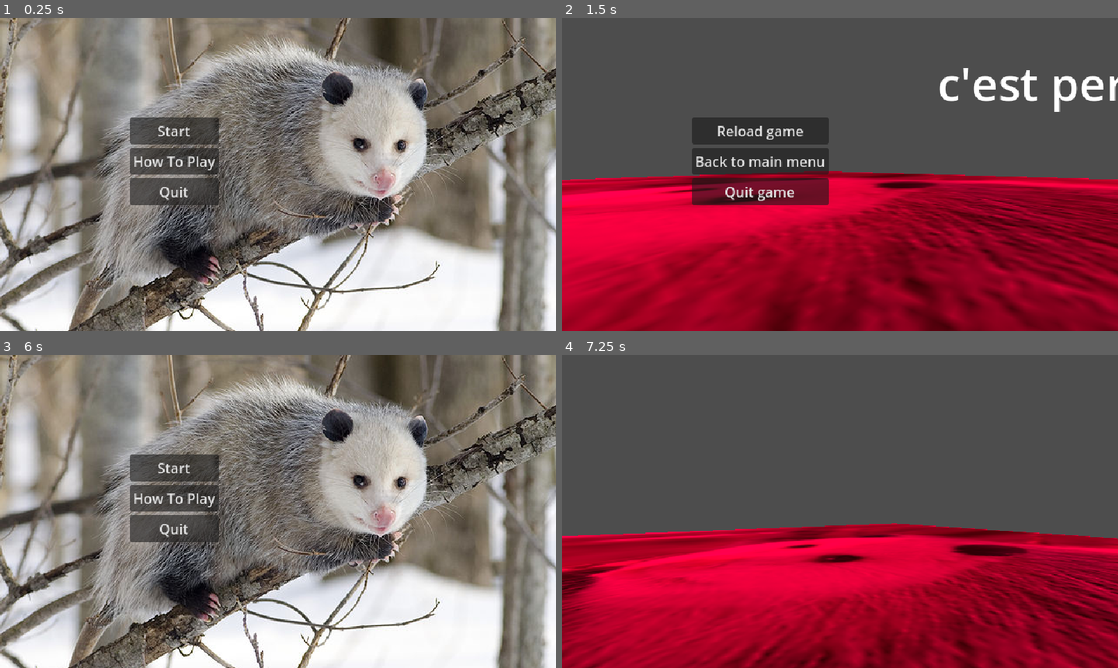
Above: before the commit, frames 1-4 (two rows, left to right).
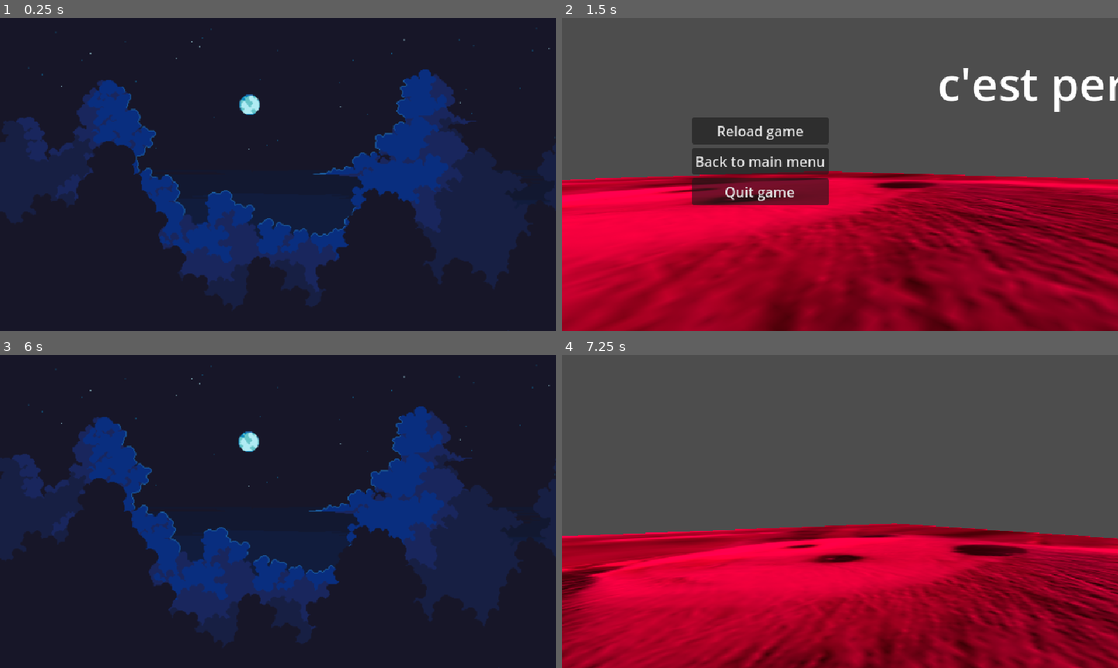
Above: after the commit, the same moments.

Repository: Minipeps/SpeedJam-8
Game: Godot game, scene res://Menus/MainMenu/MainMenu.tscn
Two runs of this game, one before a commit and one after it. Both use one fixed random seed, a clock stepped at 60 frames per second and the inputs below.
Inputs (mouse positions are in pixels of both pictures, inside the frame that each line leads up to):
- Up to frame 1 (0.25 s): no input
- Up to frame 2 (1.5 s): click "Start" at 0.5 s; tap Enter (ui_accept) at 1.25 s; move the mouse to (867, 174) at 1.27 s; hold Up (player_move_up) from 1.28 s (still down); tap C (display_end_screen_lose) at 1.35 s
- Up to frame 3 (6 s): tap Enter (ui_accept) at 1.52, 2.27, 3.77, 4.52, 5, 5.27 s; move the mouse to (250, 511) at 2.02 s; tap X (display_end_screen_win) at 2.1, 3.6, 5.1 s; move the mouse to (289, 505) at 2.77 s; tap C (display_end_screen_lose) at 2.85, 4.35 s; move the mouse to (272, 517) at 3.52 s; move the mouse to (316, 514) at 4.27 s; move the mouse to (233, 508) at 5.02 s; release Up (player_move_up) at 5.75 s; click "Back to main menu" at 5.75 s
- Up to frame 4 (7.25 s): click "Start" at 6.5 s

The runs differ from the first frame. In frame 1, 98% of the frame differs, in the area x 0-100%, y 0-100%; in frame 2, nothing differs; in frame 3, 98%; in frame 4, nothing differs.

Commit message:
Parallax Base

Diff:
--- a/Menus/MainMenu/MainMenu.tscn
+++ b/Menus/MainMenu/MainMenu.tscn
@@ -1,7 +1,8 @@
-[gd_scene load_steps=4 format=3 uid="uid://cx5tqqwvb5tyc"]
+[gd_scene load_steps=5 format=3 uid="uid://cx5tqqwvb5tyc"]
 
 [ext_resource type="Script" path="res://Menus/MainMenu/MainMenu.gd" id="1_vk5ut"]
 [ext_resource type="Texture2D" uid="uid://c8kfo50a4t6dn" path="res://Menus/MainMenu/640px-Opossum_1.jpg" id="2_r8l7y"]
+[ext_resource type="PackedScene" uid="uid://hhg3splfg7rx" path="res://Parallax/Parallax.tscn" id="3_1t8eu"]
 
 [sub_resource type="GDScript" id="GDScript_cxd8h"]
 
@@ -47,6 +48,8 @@
 layout_mode = 2
 text = "Quit"
 
+[node name="Parallax" parent="." instance=ExtResource("3_1t8eu")]
+
 [connection signal="pressed" from="VBoxContainer/StartButton" to="." method="onStartButtonPressed"]
 [connection signal="pressed" from="VBoxContainer/TutorialButton" to="." method="onTutorialButtonPressed"]
 [connection signal="pressed" from="VBoxContainer/QuitButton" to="." method="onQuitButtonPressed"]
--- /dev/null
+++ b/Parallax/Parallax.tscn
@@ -0,0 +1,43 @@
+[gd_scene load_steps=5 format=3 uid="uid://hhg3splfg7rx"]
+
+[ext_resource type="Texture2D" uid="uid://nj88m1lrjc0h" path="res://Sprites/Parallax/parallax_2.png" id="1_sifxs"]
+[ext_resource type="Texture2D" uid="uid://7084gwbwnmsx" path="res://Sprites/Parallax/parallax_1.png" id="2_grs37"]
+[ext_resource type="Texture2D" uid="uid://ca4j4j6ts8lqg" path="res://Sprites/Parallax/parallax_3.png" id="3_wjtfg"]
+[ext_resource type="Texture2D" uid="uid://dos0sw5ii264p" path="res://Sprites/Parallax/parallax_4.png" id="4_kxutt"]
+
+[node name="Parallax" type="Node2D"]
+
+[node name="Parallax2D-1" type="Parallax2D" parent="."]
+repeat_size = Vector2(640, 0)
+
+[node name="Sprite2D" type="Sprite2D" parent="Parallax2D-1"]
+position = Vector2(320, 180)
+scale = Vector2(1.11111, 1.11111)
+texture = ExtResource("2_grs37")
+
+[node name="Parallax2D-2" type="Parallax2D" parent="."]
+repeat_size = Vector2(640, 0)
+autoscroll = Vector2(8, 0)
+
+[node name="Sprite2D" type="Sprite2D" parent="Parallax2D-2"]
+position = Vector2(320, 180)
+scale = Vector2(1.11111, 1.11111)
+texture = ExtResource("1_sifxs")
+
+[node name="Parallax2D-3" type="Parallax2D" parent="."]
+repeat_size = Vector2(640, 0)
+autoscroll = Vector2(64, 0)
+
+[node name="Sprite2D" type="Sprite2D" parent="Parallax2D-3"]
+position = Vector2(320, 180)
+scale = Vector2(1.11111, 1.11111)
+texture = ExtResource("3_wjtfg")
+
+[node name="Parallax2D-4" type="Parallax2D" parent="."]
+repeat_size = Vector2(640, 0)
+autoscroll = Vector2(128, 0)
+
+[node name="Sprite2D" type="Sprite2D" parent="Parallax2D-4"]
+position = Vector2(320, 180)
+scale = Vector2(1.11111, 1.11111)
+texture = ExtResource("4_kxutt")
Binary file added: Sprites/Parallax/parallax_1.png
Not shown, added: Sprites/Parallax/parallax_1.png.import
Binary file added: Sprites/Parallax/parallax_2.png
Not shown, added: Sprites/Parallax/parallax_2.png.import
Binary file added: Sprites/Parallax/parallax_3.png
Not shown, added: Sprites/Parallax/parallax_3.png.import
Binary file added: Sprites/Parallax/parallax_4.png
Not shown, added: Sprites/Parallax/parallax_4.png.import
